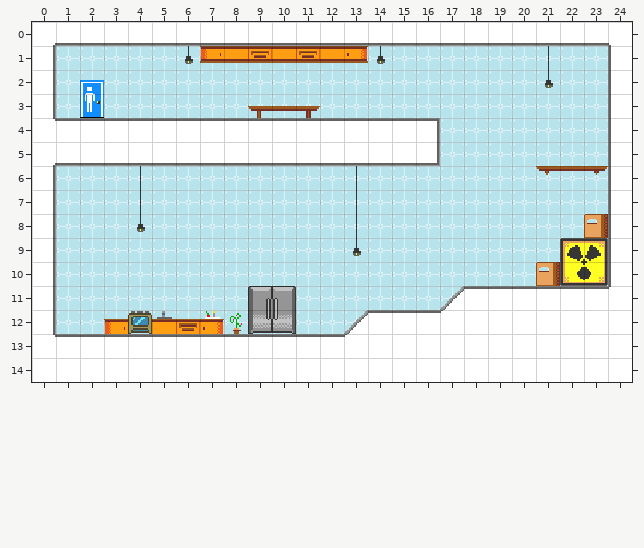
A Tiled map gets an edit: assets/data/1.tmx. Above, as it was before the edit.
Cells are 16x16 px. Shown: x 0..24, y 0..14.
The result:
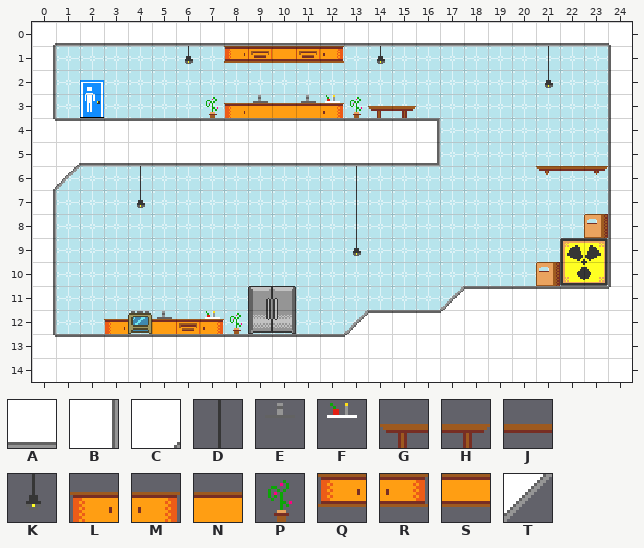
Key: from "base": A 2 turned 180, B 2 turned 90, C 4 turned 90, D 18, E 20, F 21, G 22, H 22 flipped left-right, J 23, K 26, L 28, M 28 flipped left-right, N 29, P 31, Q 36, R 36 flipped left-right, S 37; from "ld-32": T 9.
_ is an empty cell.
Change:
Layer "collidables":
Tile A becomes tile C in row 5 at x 1.
Tile B becomes tile C in row 6 at x 0.
The author put tile T in row 6 at x 1.
Layer "furniture":
Tile D becomes tile K in row 7 at x 4.
The author put tile L in row 3 at x 8.
The author put tile M in row 3 at x 12.
The author put tile N in row 3 at x 9 to 11.
The author put tile P in row 3 at x 7 and 13.
The author put tile Q in row 1 at x 8.
The author put tile R in row 1 at x 12.
The author cleared tile K in row 8 at x 4.
Layer "decoratives":
Tile G becomes tile E in row 3 at x 9.
Tile H becomes tile E in row 3 at x 11.
The author put tile F in row 3 at x 12.
The author put tile G in row 3 at x 14.
The author put tile H in row 3 at x 15.
The author cleared tile J in row 3 at x 10.
The author cleared tile Q in row 1 at x 7.
The author cleared tile R in row 1 at x 13.
The author cleared tile S in row 1 at x 8 and 12.
